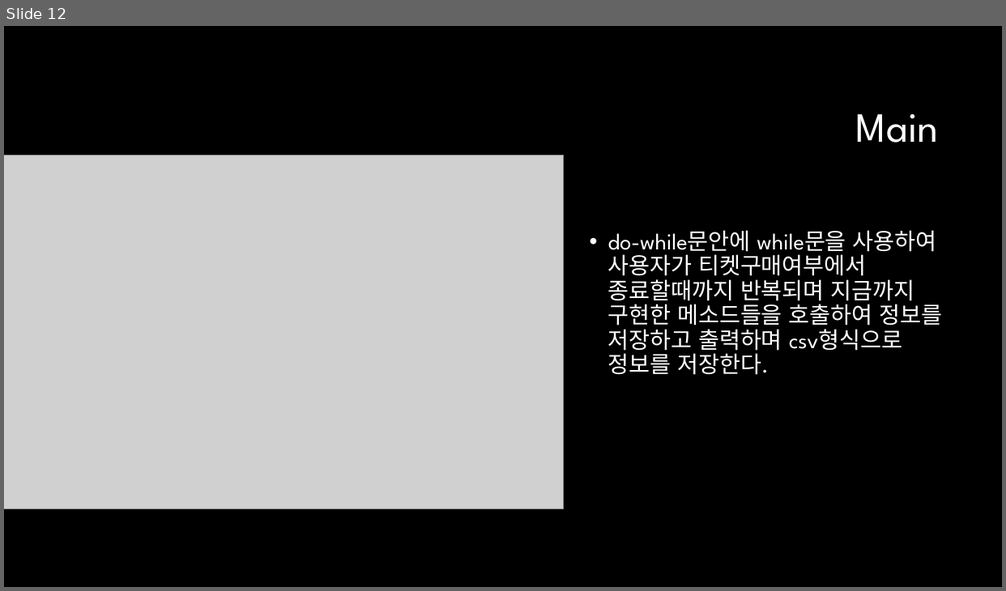
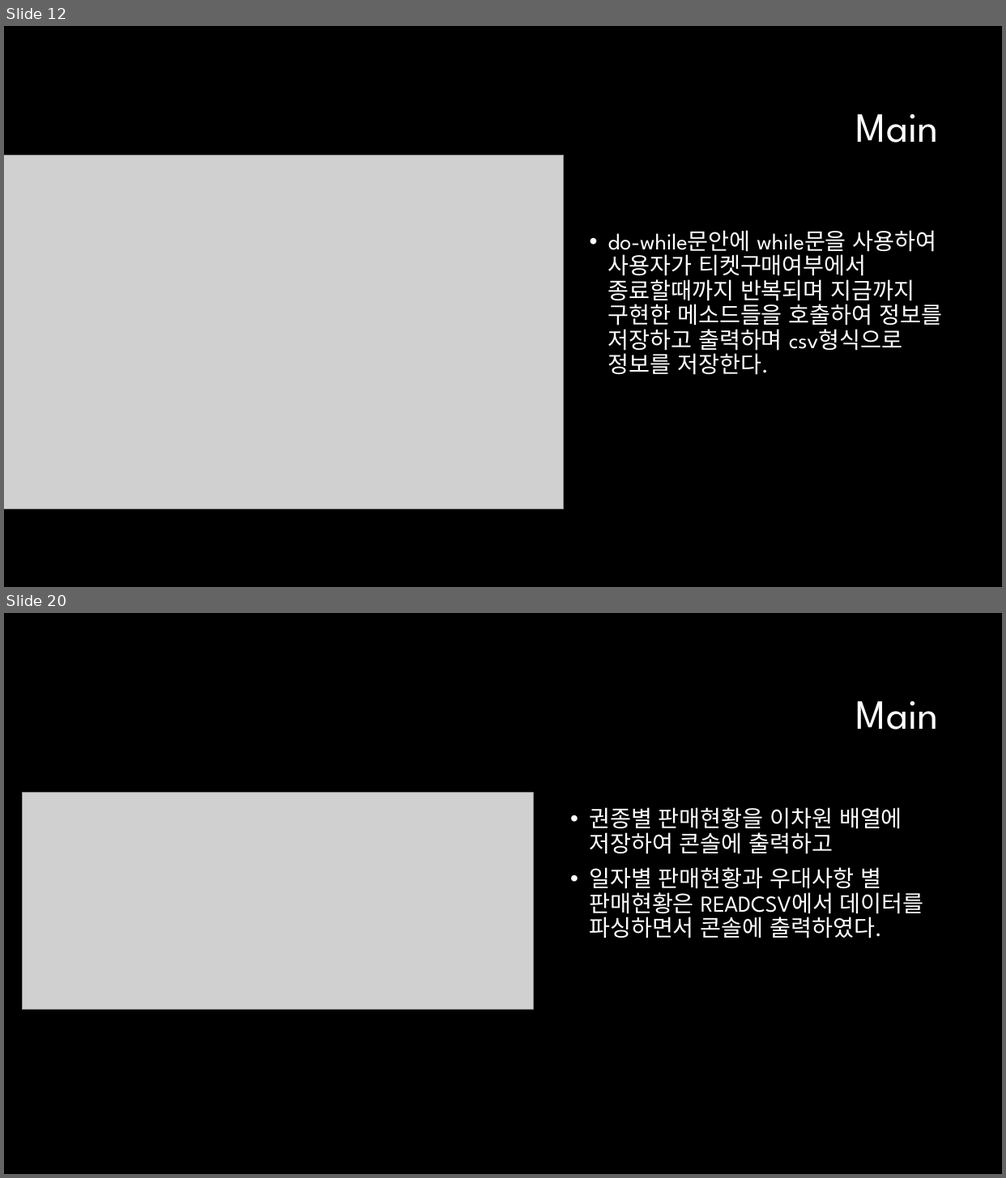
Before and after one commit to minjae1030/PlayGround, a slide deck: kopo04_PlayGround_ppt.pptx. Shown one above the other, each under a label of ours: slide 12 before the commit, slides 12 and 20 after it; the slides between them are not shown. The pictures are 1006x591 and 1006x1178 pixels, drawn with LibreOffice and Linux fonts; fonts in the diff are those of the drawing; grey boxes stand for pictures; background and template pictures are left out. Boxes give left, top, right and bottom in pixels: in the first picture for what was removed or moved away, otherwise in the second. Text is boxed around its words. In the diff, an @@ line names an element or a change of style, - is before the commit and + after.

```diff
--- a/kopo04_PlayGround_ppt.pptx
+++ b/kopo04_PlayGround_ppt.pptx
@@ slide 20 added at (4, 613, 1002, 1174), background #000000 @@
@@ text added at (856, 701, 939, 730), 40 pt, text #FFFFFF @@
+Main
@@ picture added at (23, 793, 533, 1010) @@
@@ text added at (589, 807, 924, 939), 22 pt, text #FFFFFF @@
+• 권종별 판매현황을 이차원 배열에 저장하여 콘솔에 출력하고
+• 일자별 판매현황과 우대사항 별 판매현황은 READCSV에서 데이터를 파싱하면서 콘솔에 출력하였다.
```
Also in this commit, not shown: 7 other slides added.
